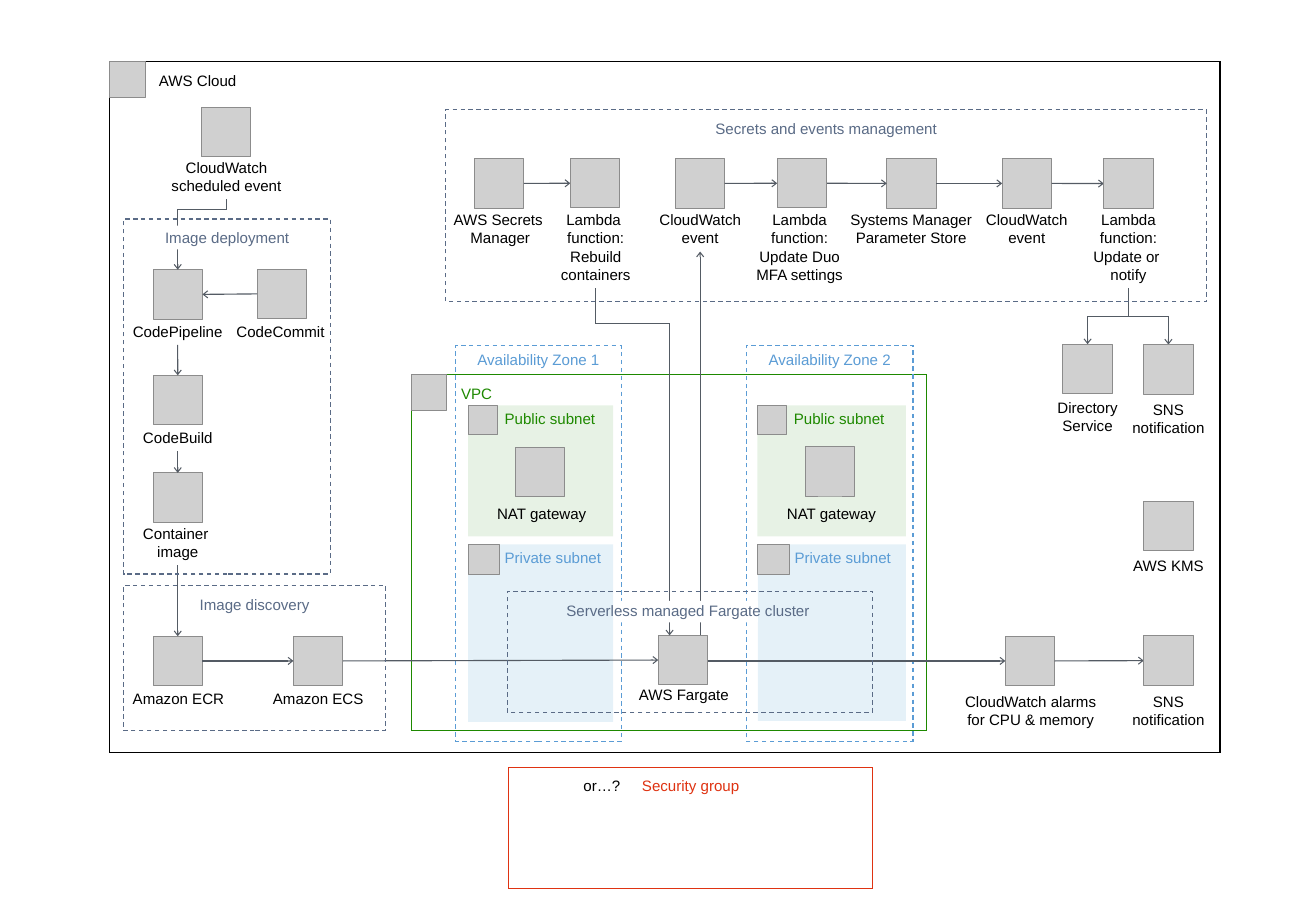
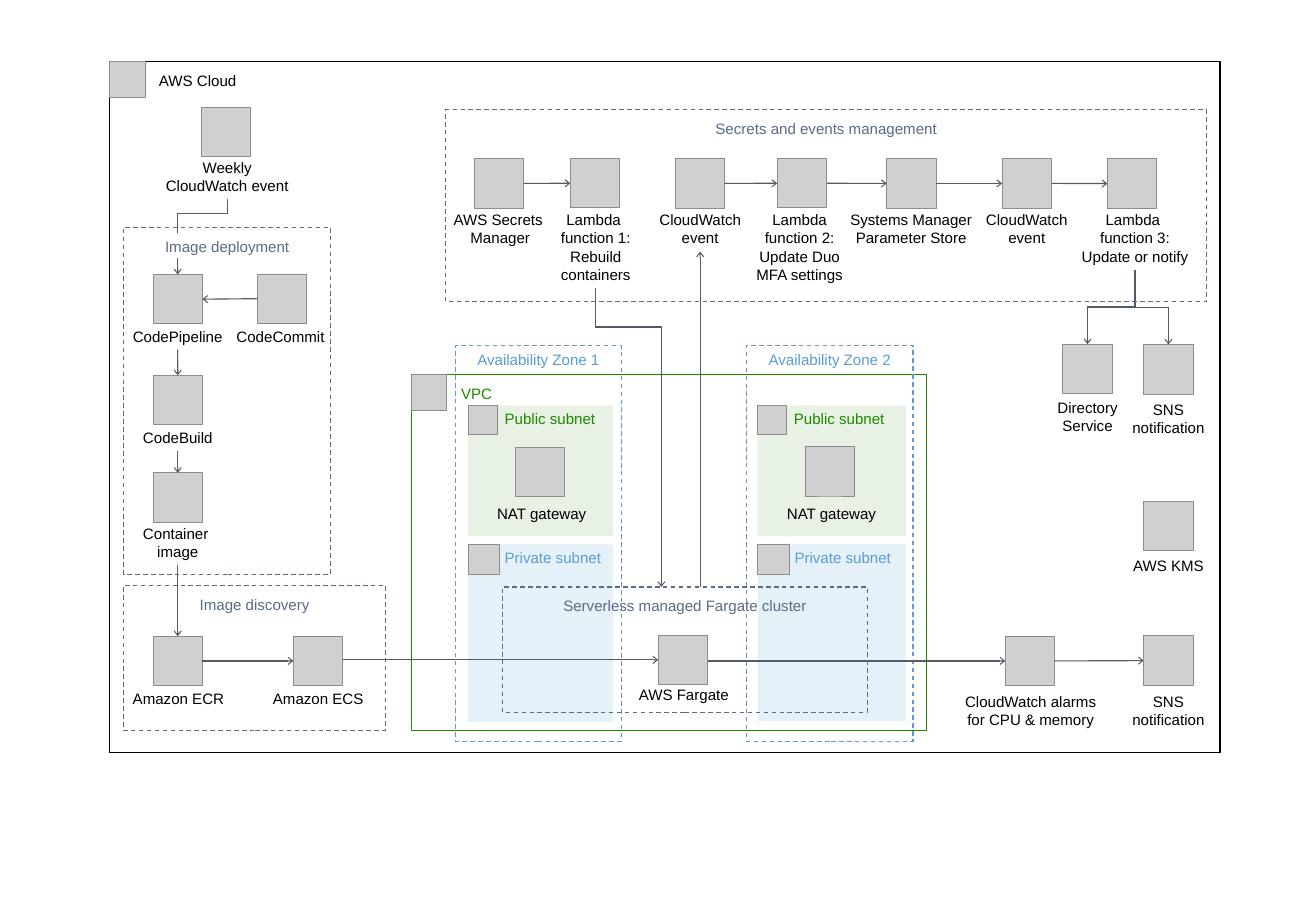
Before and after one commit to aws-quickstart/quickstart-duo-mfa, a slide deck: slide 1 of docs/images/Duo-MFA-architecture.pptx. Drawn at 1316x905 pixels with LibreOffice and Linux fonts; fonts in the diff are those of the drawing; grey boxes stand for pictures. Boxes give left, top, right and bottom in pixels: in the first picture for what was removed or moved away, otherwise in the second. Text is boxed around its words. In the diff, an @@ line names an element or a change of style, - is before the commit and + after.

```diff
--- a/docs/images/Duo-MFA-architecture.pptx
+++ b/docs/images/Duo-MFA-architecture.pptx
@@ text at [166, 162, 289, 191]: text changed @@
-CloudWatch scheduled event
+Weekly CloudWatch event
@@ elbow arrow moved from (178, 270) - (226, 199) to (178, 275) - (227, 199) @@
@@ arrow moved from (1104, 183) - (1051, 183) to (1107, 183) - (1051, 183) @@
@@ rectangle "Image deployment": place and size @@
-rectangle "Image deployment" at [123, 219, 331, 574]
+rectangle "Image deployment" at [123, 227, 331, 574]
@@ rectangle: place and size @@
-rectangle at [146, 225, 309, 249]
+rectangle at [146, 234, 309, 258]
@@ text at [561, 214, 631, 280]: text changed @@
-Lambda
-function:
-Rebuild
-containers
+Lambda
+function 1:
+Rebuild
+containers
@@ text at [756, 214, 843, 283]: text changed @@
-Lambda function:
-Update Duo MFA settings
+Lambda function 2:
+Update Duo MFA settings
@@ text at [1082, 214, 1188, 265]: text changed @@
-Lambda function:
-Update or
-notify
+Lambda
+function 3:
+Update or notify
@@ arrow moved from (700, 635) - (700, 252) to (700, 586) - (700, 252) @@
@@ 2 pictures, 2 texts, 1 arrow: place and size @@
-2 pictures, 2 texts, 1 arrow at [133, 269, 324, 340]
+2 pictures, 2 texts, 1 arrow at [133, 274, 324, 345]
@@ elbow arrow moved from (595, 288) - (670, 635) to (595, 288) - (661, 586) @@
@@ elbow arrow moved from (1087, 344) - (1128, 288) to (1087, 344) - (1135, 270) @@
@@ elbow arrow moved from (1169, 345) - (1128, 288) to (1169, 345) - (1135, 270) @@
@@ arrow moved from (178, 375) - (178, 345) to (178, 375) - (178, 350) @@
@@ rectangle "Serverless managed Fargate cluster": place and size @@
-rectangle "Serverless managed Fargate cluster" at [507, 591, 873, 712]
+rectangle "Serverless managed Fargate cluster" at [503, 586, 868, 711]
@@ rectangle removed at [614, 600, 758, 622] @@
@@ rectangle removed at [508, 767, 873, 888] @@
-Security group
@@ text removed at [583, 780, 620, 791] @@
-or…?
```
Also in this commit, not shown: 8 other files.
